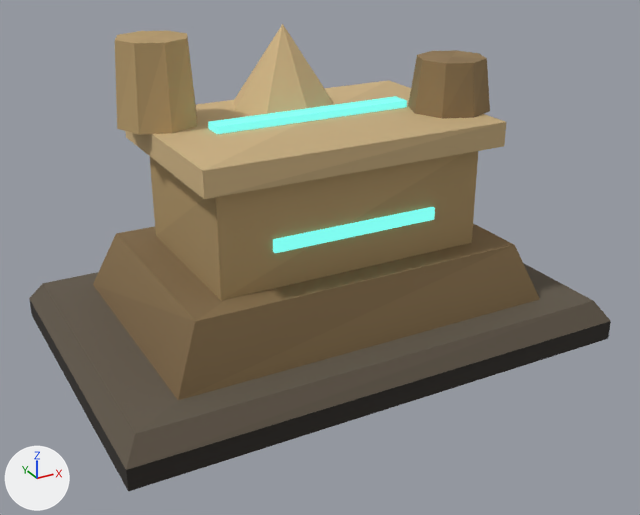
What one commit did to the glTF model public/assets/terrain/temple-altar.glb.
One viewpoint serves both versions: a 50 mm camera at (-2.32, -4.32, 2.62) aimed at (-0.04, -0.16, 0.54). Arrows for +X, +Y and +Z are at lower left; the lights stay in place. The first picture is the older version. Vertices at exactly the same position are counted once.
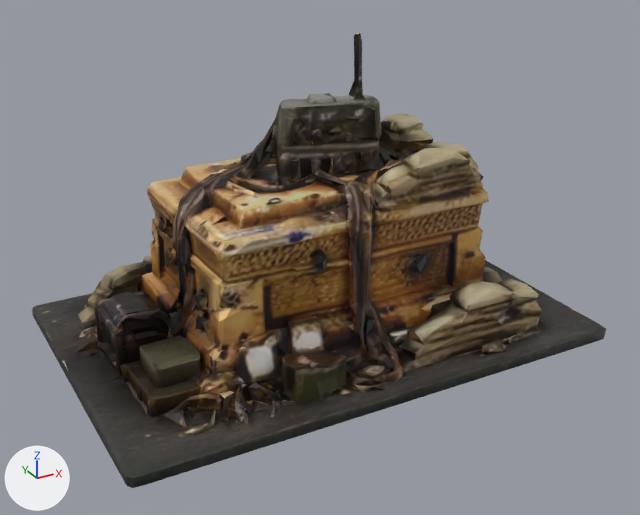
Where the change shows, as pixel boxes (x1, y1, x2, y2) in the pictures (640 x 515 px):
'Mesh_0', reshaped, moved, rescaled, recoloured: before (29, 24, 611, 491); after (32, 32, 606, 488)
part 1 of me_mesh_0, rebuilt: before (93, 224, 540, 400); after (32, 32, 606, 488)
part 2 of me_mesh_0, deleted (brown): before (115, 24, 506, 301)
part 3 of me_mesh_0, deleted (brown): before (29, 263, 611, 491)

Patch to the scene script:
```diff
--- a/public/assets/terrain/temple-altar.glb.py
+++ b/public/assets/terrain/temple-altar.glb.py
@@ img_image_0 @@
+img_image_0 = load_image('Image_0', '_unpacked/Image_0', 1024, 1024, 'sRGB')
@@ mat_material_0 @@
+mat_material_0 = principled_material('Material_0')
+mat_material_0.texture = img_image_0
+mat_material_0.metallic = 0.2
@@ me_mesh_0 @@
 # used by ob_mesh_0; location = (0.0, 0.0, 0.0)
-me_mesh_0.from_pydata(...)  # 103 vertices, 164 faces; spans x -1.5..1.5, y -1.0..1.0, z 0.0..1.8
-me_mesh_0.materials.append(mat_main)
-me_mesh_0.materials.append(mat_glow)
+me_mesh_0.from_pydata(...)  # 2806 vertices, 6000 faces; spans x -1.0..1.0, y -0.67..0.67, z -0.6..0.6
+# me_mesh_0 part 1: the loose piece of 8 vertices spanning x -1.15..1.15, y -0.75..0.75, z 0.24..0.59 is rebuilt with 2806 vertices and now spans x -1.0..1.0, y -0.67..0.67, z -0.6..0.6, in mat_material_0 (picture img_image_0)
+# me_mesh_0 part 2: 7 loose pieces with 79 vertices, spanning x -1.03..1.04, y -0.6..0.67, z 0.59..1.8, are deleted
+# me_mesh_0 part 3
+# 16 vertices are removed from x -1.5..1.5, y -1.0..1.0, z 0.0..0.24
+# 24 faces are deleted
+me_mesh_0.materials.append(mat_material_0)  # picture img_image_0
@@ ob_mesh_0 @@
 ob_mesh_0 = bpy.data.objects.new('Mesh_0', me_mesh_0)
-ob_mesh_0.location = (0.0, 0.0, 0.0)
+ob_mesh_0.location = (0.0, 0.0, 0.9)
+ob_mesh_0.scale = (1.5, 1.5, 1.5)
```
